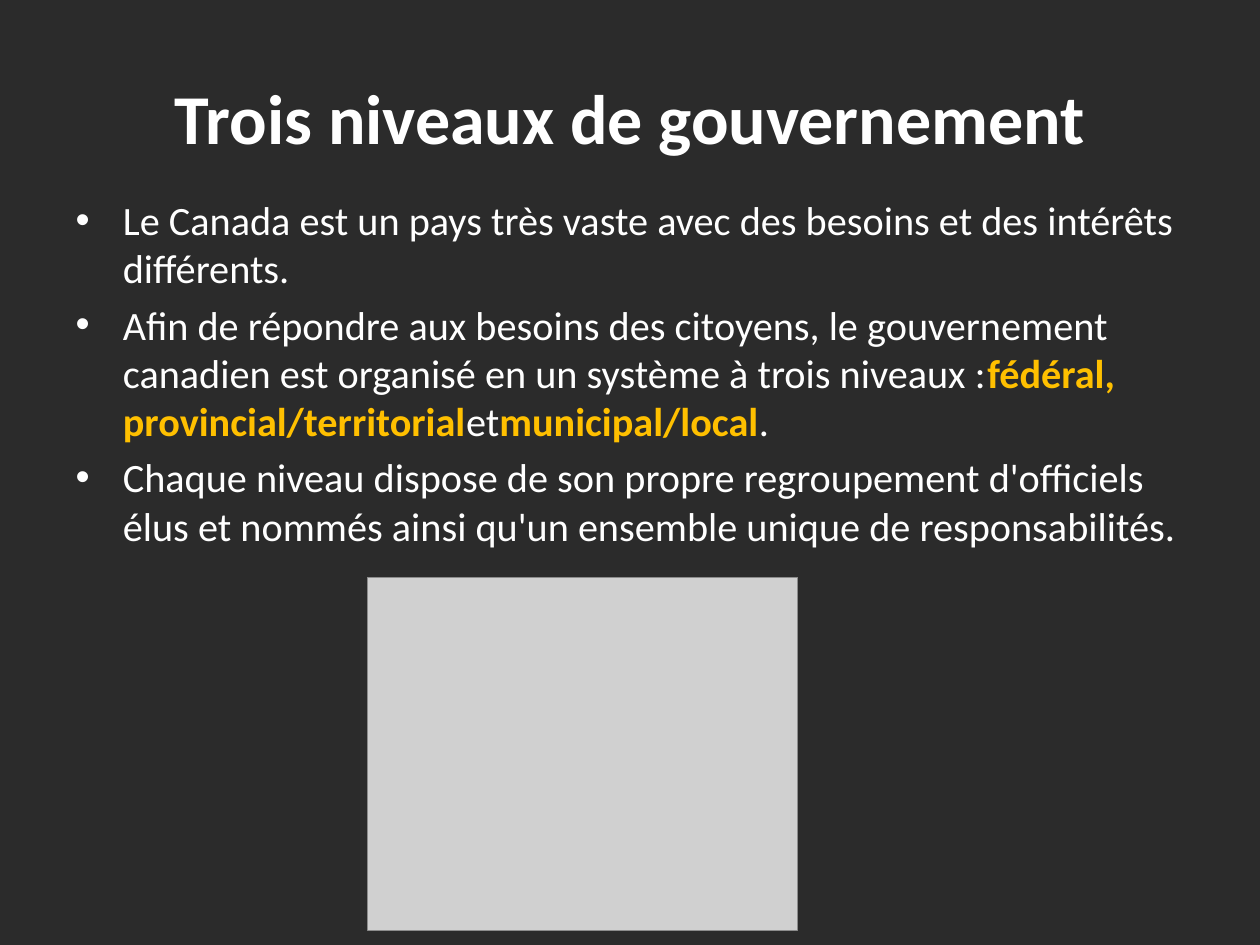
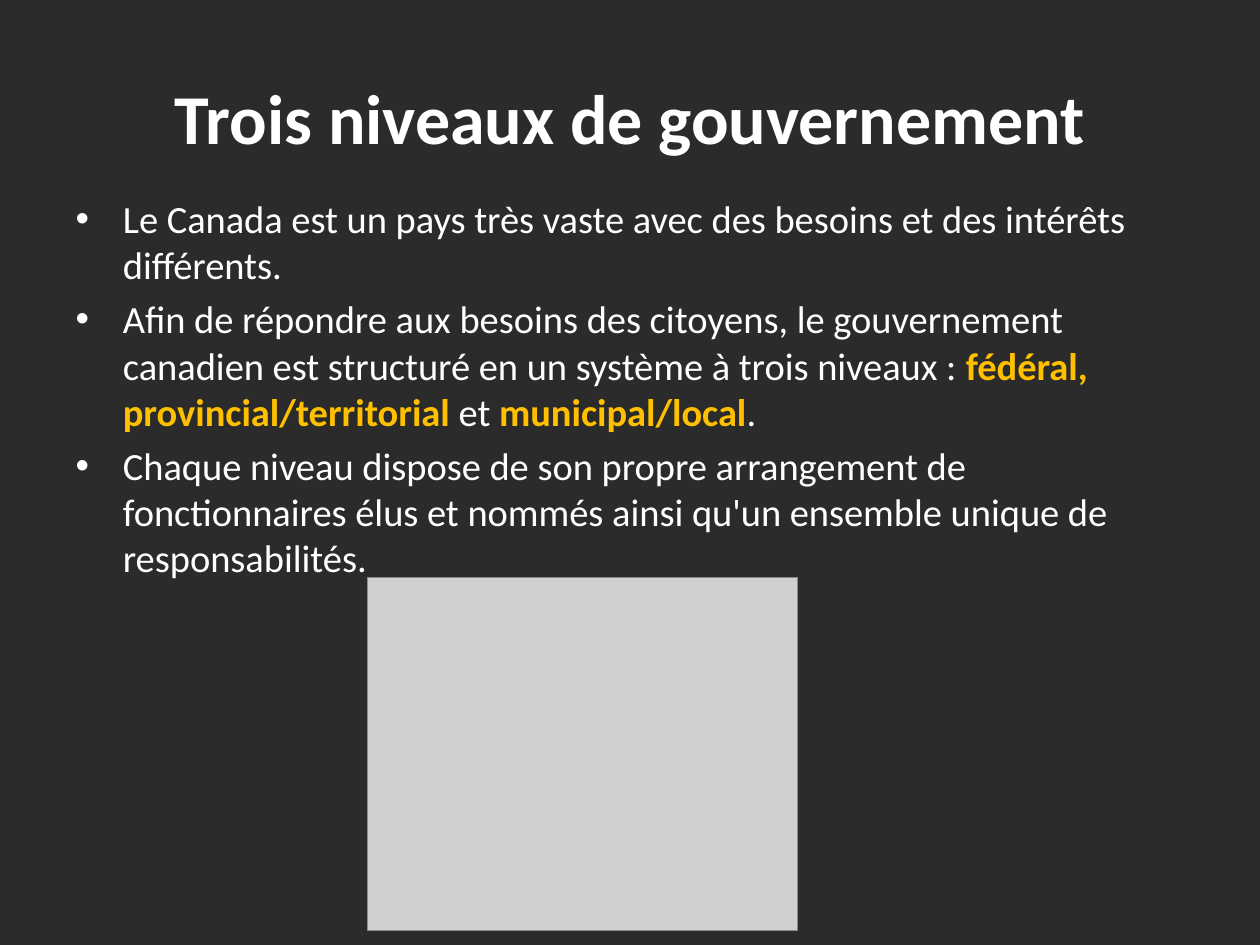
Before and after one commit to haomengqi00709/TranslationAPP, a slide deck: slide 3 of Output_ppt/PPT-3-Government-in-Canada1 (1)_fr_new_layout.pptx. Drawn at 1260x945 pixels with LibreOffice and Linux fonts; fonts in the diff are those of the drawing; grey boxes stand for pictures; background and template pictures are left out; a plain dark background stands for a picture behind light text. Boxes give left, top, right and bottom in pixels: in the first picture for what was removed or moved away, otherwise in the second. Text is boxed around its words. In the diff, an @@ line names an element or a change of style, - is before the commit and + after.

```diff
--- a/Output_ppt/PPT-3-Government-in-Canada1 (1)_fr_new_layout.pptx
+++ b/Output_ppt/PPT-3-Government-in-Canada1 (1)_fr_new_layout.pptx
@@ text at [123,206,1125,280]: size 23 to 22 pt in "Le Canada est un pays très vaste ..." @@
@@ text at [123,306,1107,579]: text changed; size 23 to 22 pt @@
-• Afin de répondre aux besoins des citoyens, le gouvernement canadien est organisé en un système à trois niveaux :fédéral, provincial/territorialetmunicipal/local.
-• Chaque niveau dispose de son propre regroupement d'officiels élus et nommés ainsi qu'un ensemble unique de responsabilités.
+• Afin de répondre aux besoins des citoyens, le gouvernement canadien est structuré en un système à trois niveaux : fédéral, provincial/territorial et municipal/local.
+• Chaque niveau dispose de son propre arrangement de fonctionnaires élus et nommés ainsi qu'un ensemble unique de responsabilités.
```
Also in this commit, not shown: 2 other slides changed, 7 slides added, 21 other files.
